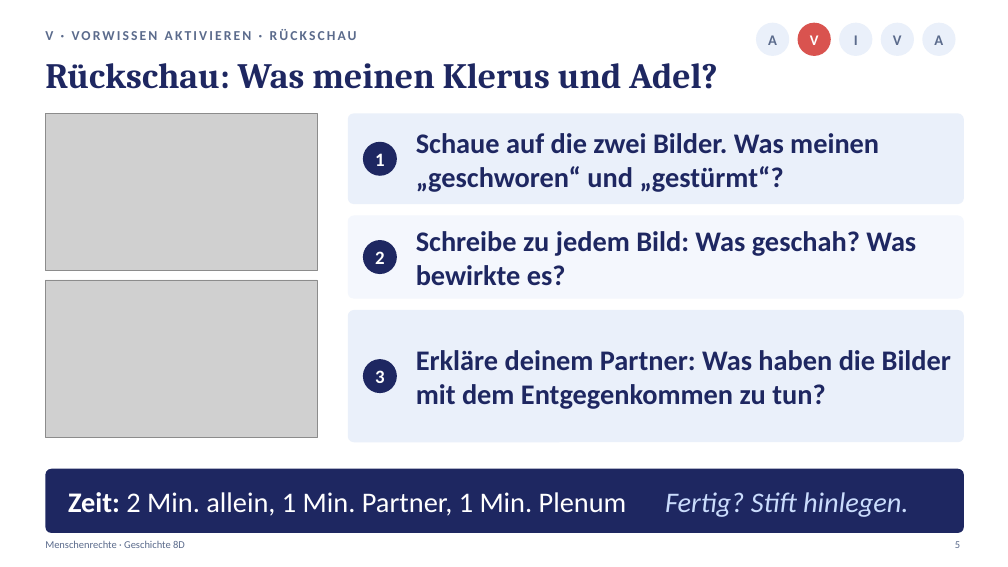
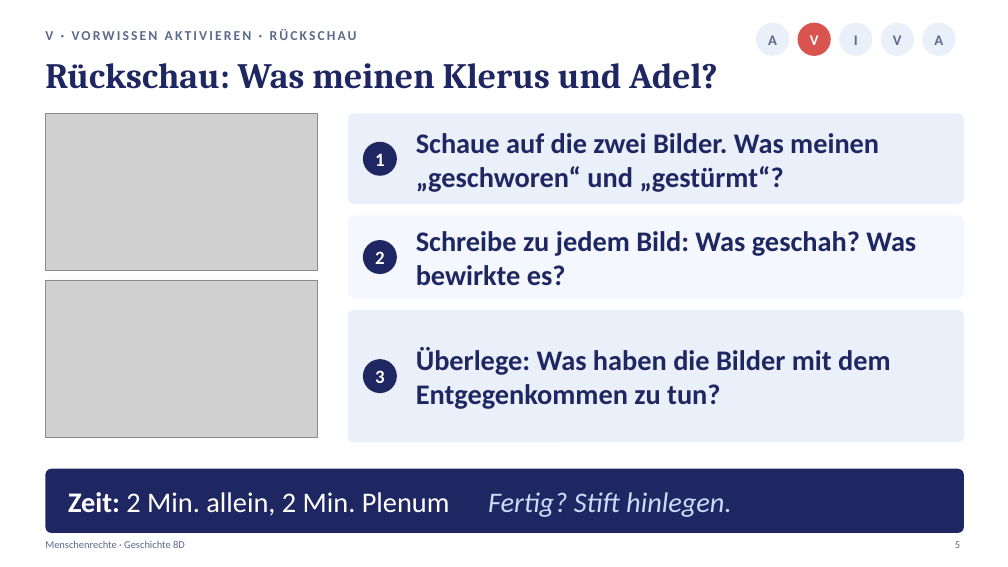
Before and after one commit to golzkonstantin-gif/Schule, a slide deck: slide 5 of Geschichte_8D/Stunde4_Menschenrechte/Praesentation_Stunde4_Menschenrechte_8D.pptx. Drawn at 1008x567 pixels with LibreOffice and Linux fonts; fonts in the diff are those of the drawing; grey boxes stand for pictures. Boxes give left, top, right and bottom in pixels: in the first picture for what was removed or moved away, otherwise in the second. Text is boxed around its words. In the diff, an @@ line names an element or a change of style, - is before the commit and + after.

```diff
--- a/Geschichte_8D/Stunde4_Menschenrechte/Praesentation_Stunde4_Menschenrechte_8D.pptx
+++ b/Geschichte_8D/Stunde4_Menschenrechte/Praesentation_Stunde4_Menschenrechte_8D.pptx
@@ text at (416, 347, 891, 409): text changed @@
-Erkläre deinem Partner: Was haben die Bilder mit dem Entgegenkommen zu tun?
+Überlege: Was haben die Bilder mit dem Entgegenkommen zu tun?
@@ text at (68, 492, 731, 517): text changed @@
-Zeit: 2 Min. allein, 1 Min. Partner, 1 Min. Plenum Fertig? Stift hinlegen.
+Zeit: 2 Min. allein, 2 Min. Plenum Fertig? Stift hinlegen.
```
Also in this commit, not shown: 14 other slides changed, 6 slides added, 4 slides removed, 16 other files.
